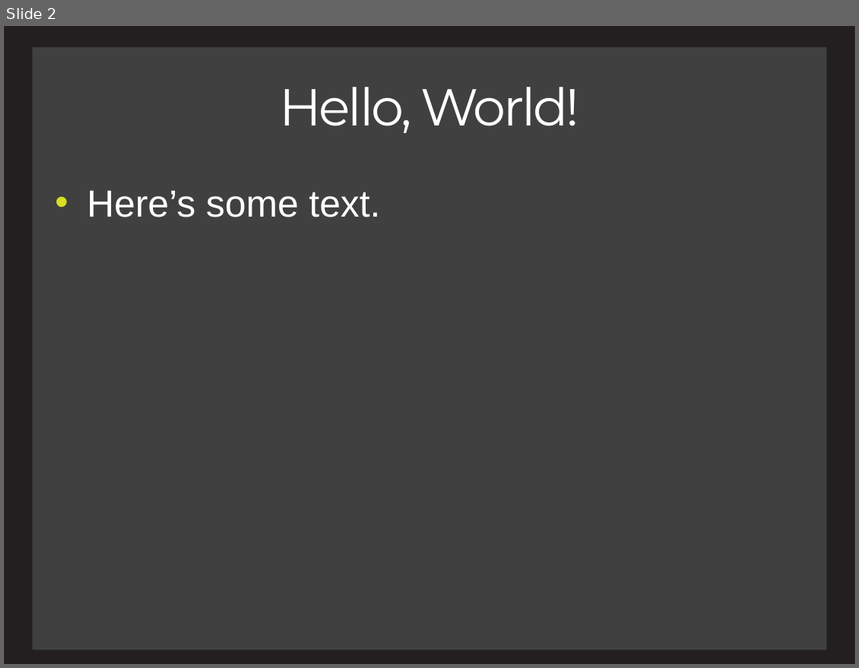
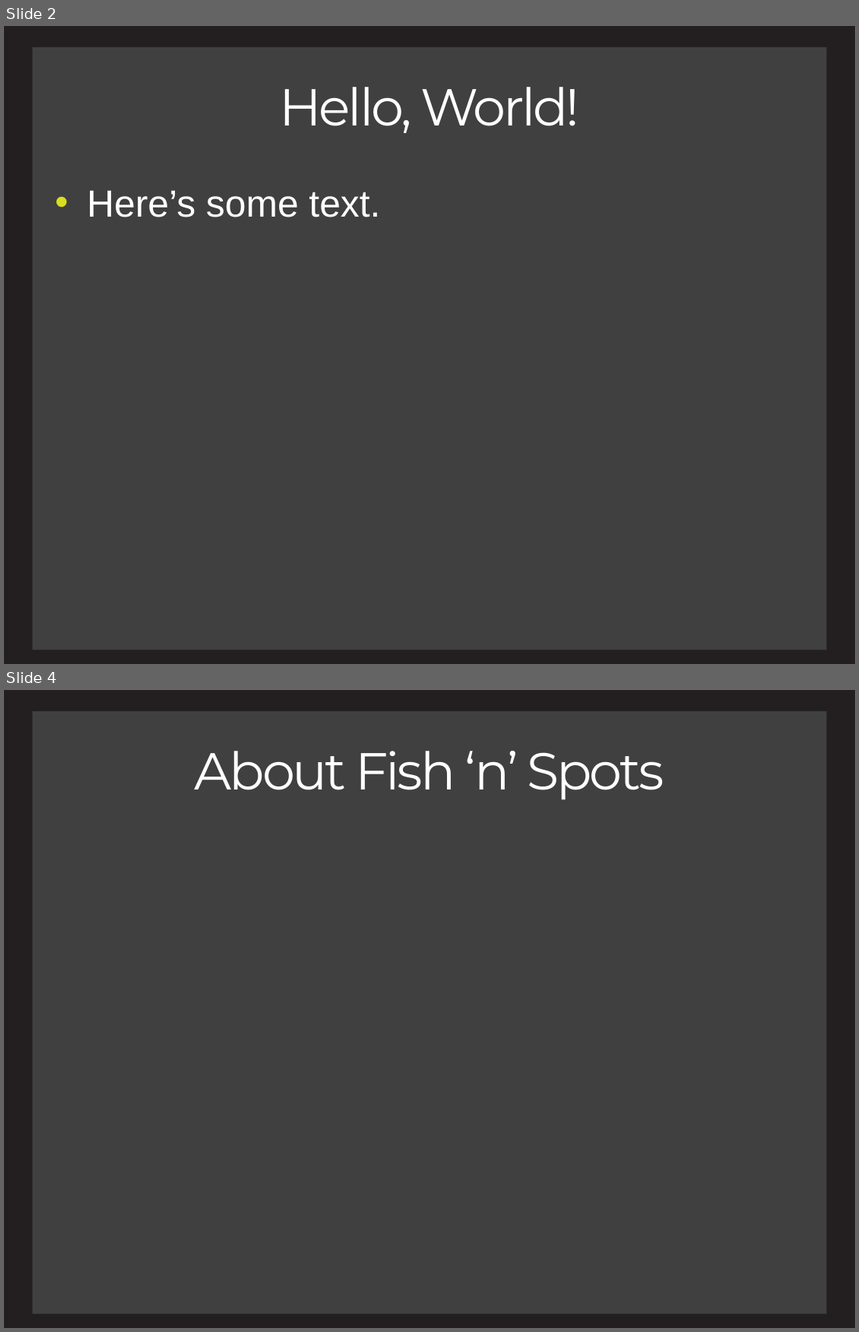
Before and after one commit to charlesmadere/FishnStore, a slide deck: documents/Presentation.pptx. Shown one above the other, each under a label of ours: slide 2 before the commit, slides 2 and 4 after it; the slides between them are not shown. The pictures are 859x668 and 859x1332 pixels, drawn with LibreOffice and Linux fonts; fonts in the diff are those of the drawing. Boxes give left, top, right and bottom in pixels: in the first picture for what was removed or moved away, otherwise in the second. Text is boxed around its words. In the diff, an @@ line names an element or a change of style, - is before the commit and + after.

```diff
--- a/documents/Presentation.pptx
+++ b/documents/Presentation.pptx
@@ slide 4 added at [4,690,855,1328], background #231F20; not listed: 1 template element that a slide beside it also shows @@
@@ title added at [195,751,664,800], 44 pt, text #FFFFFF @@
+About Fish ‘n’ Spots
```
Also in this commit, not shown: 2 slides changed, 2 other slides added, 8 other files.
